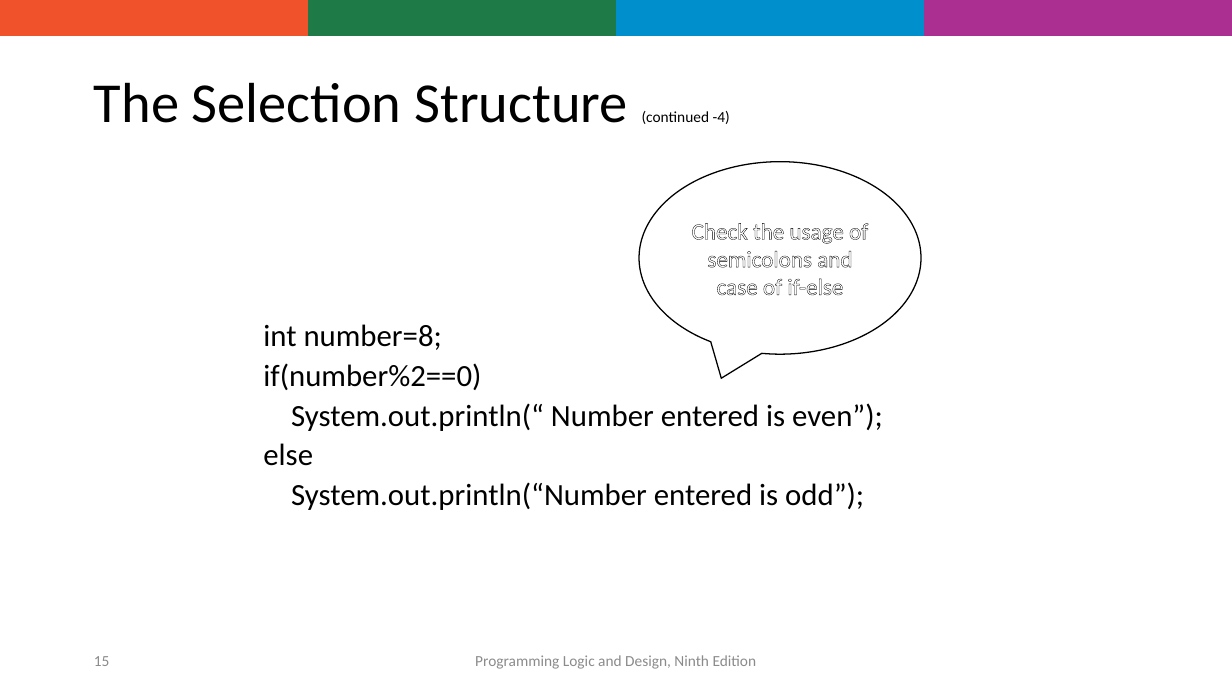
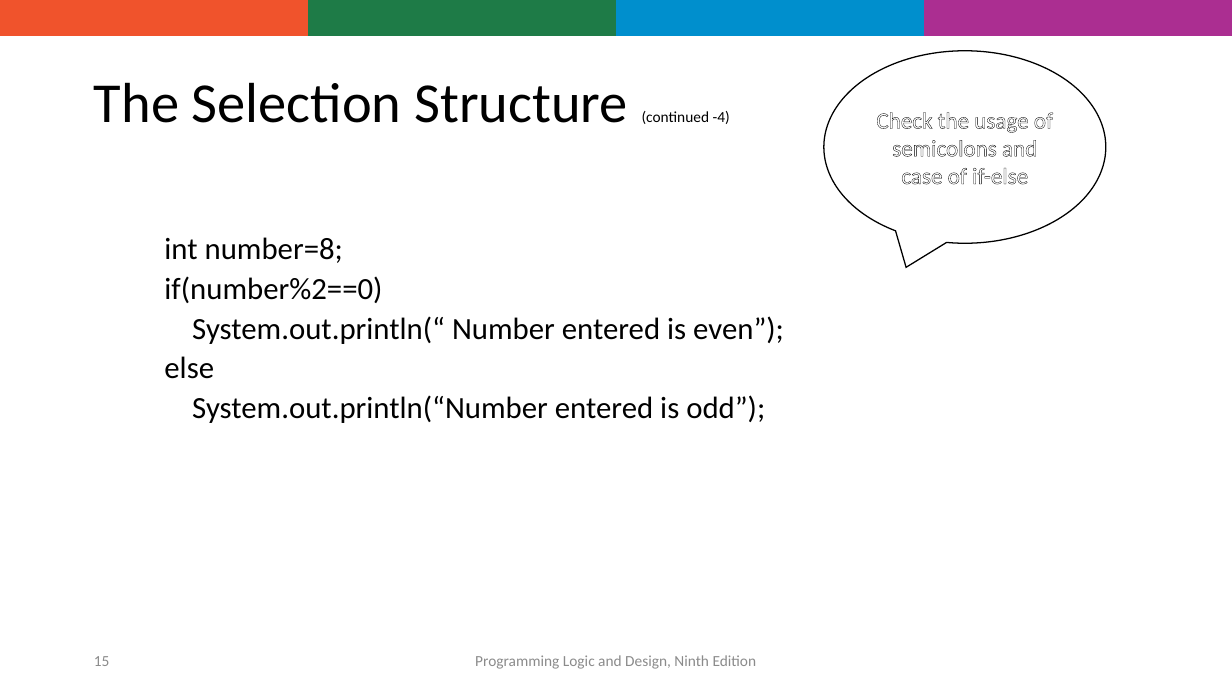
Before and after one commit to shyed2001/Utsho, a slide deck: slide 15 of OODP/OODP101_Week3 (1).pptx. Drawn at 1232x693 pixels with LibreOffice and Linux fonts; fonts in the diff are those of the drawing; background and template pictures are left out. Boxes give left, top, right and bottom in pixels: in the first picture for what was removed or moved away, otherwise in the second. Text is boxed around its words. In the diff, an @@ line names an element or a change of style, - is before the commit and + after.

```diff
--- a/OODP/OODP101_Week3 (1).pptx
+++ b/OODP/OODP101_Week3 (1).pptx
@@ speech bubble "Check the usage of semicolons ...": place and size @@
-speech bubble "Check the usage of semicolons ..." at bbox=[640, 162, 921, 354]
+speech bubble "Check the usage of semicolons ..." at bbox=[824, 51, 1106, 243]
@@ text "int number=8;": place and size @@
-text "int number=8;" at bbox=[263, 324, 883, 510]
+text "int number=8;" at bbox=[164, 237, 784, 423]
```
Also in this commit, not shown: 5 other slides changed, 2 other files.
